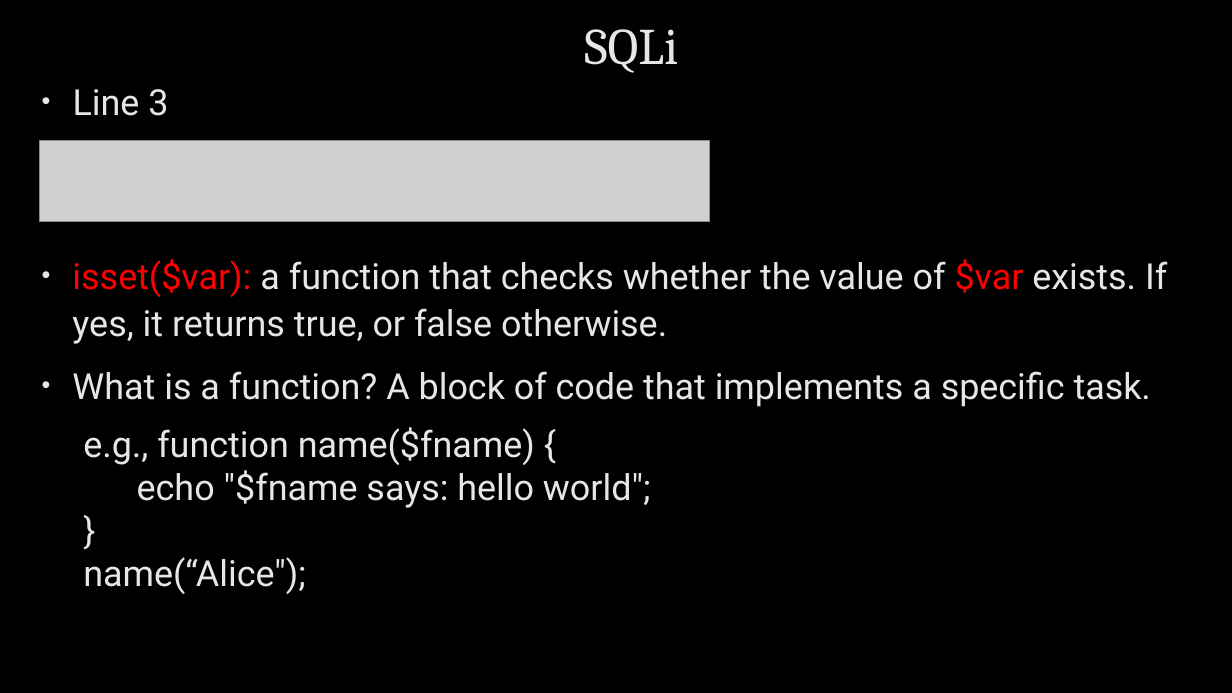
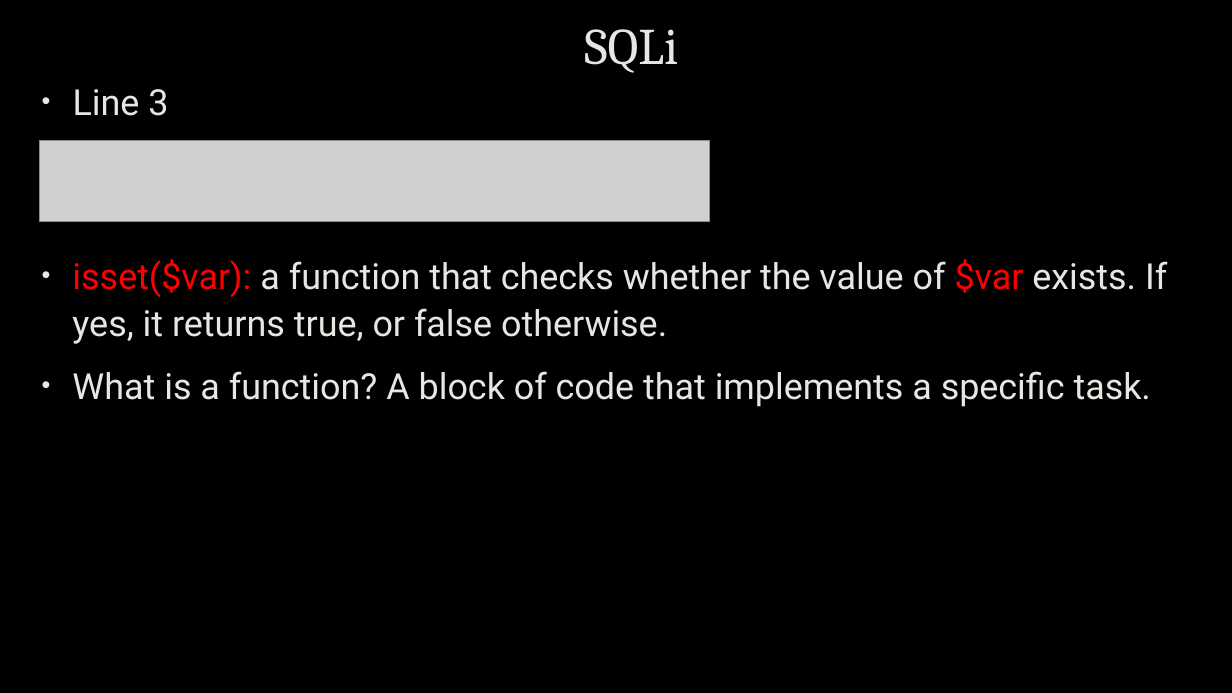
Before and after one commit to uwacyber/cits1003, a slide deck: slide 18 of cits1003-lecture_slides/CITS1003-5 Vulnerabilities-exercises.pptx (slide 17 before the commit). Drawn at 1232x693 pixels with LibreOffice and Linux fonts; fonts in the diff are those of the drawing; grey boxes stand for pictures; background and template pictures are left out. Boxes give left, top, right and bottom in pixels: in the first picture for what was removed or moved away, otherwise in the second. Text is boxed around its words. In the diff, an @@ line names an element or a change of style, - is before the commit and + after.

```diff
--- a/cits1003-lecture_slides/CITS1003-5 Vulnerabilities-exercises.pptx
+++ b/cits1003-lecture_slides/CITS1003-5 Vulnerabilities-exercises.pptx
@@ text at box(83, 427, 651, 594): paragraph removed @@
-  e.g., function name($fname) {
-  echo "$fname says: hello world";
-  }
-  name(“Alice");
```
Also in this commit, not shown: 14 other slides changed, 4 slides added.
